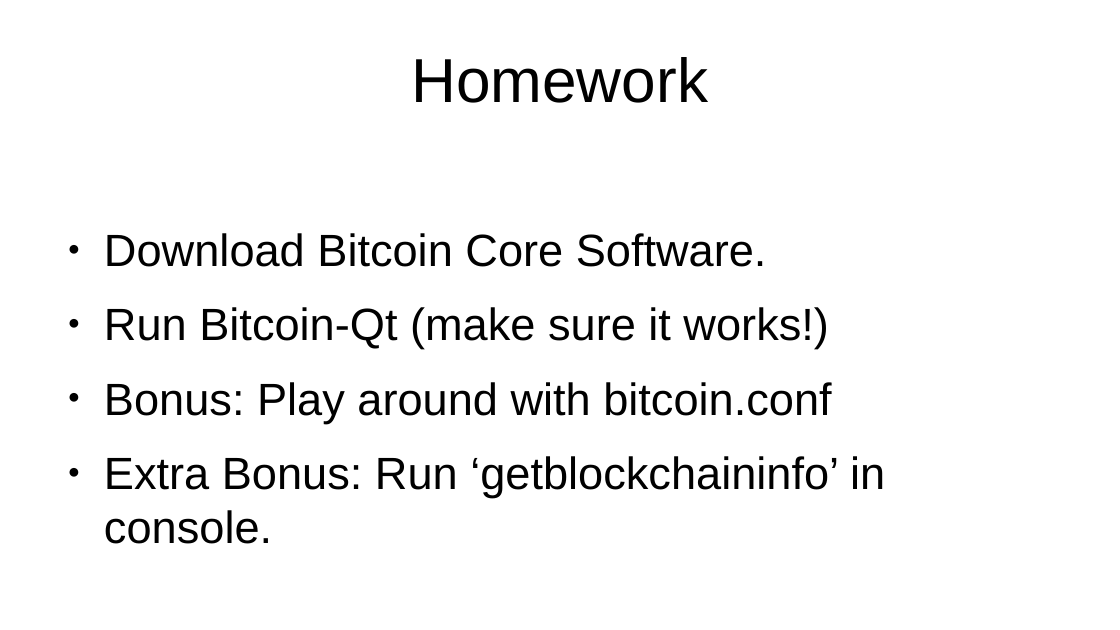
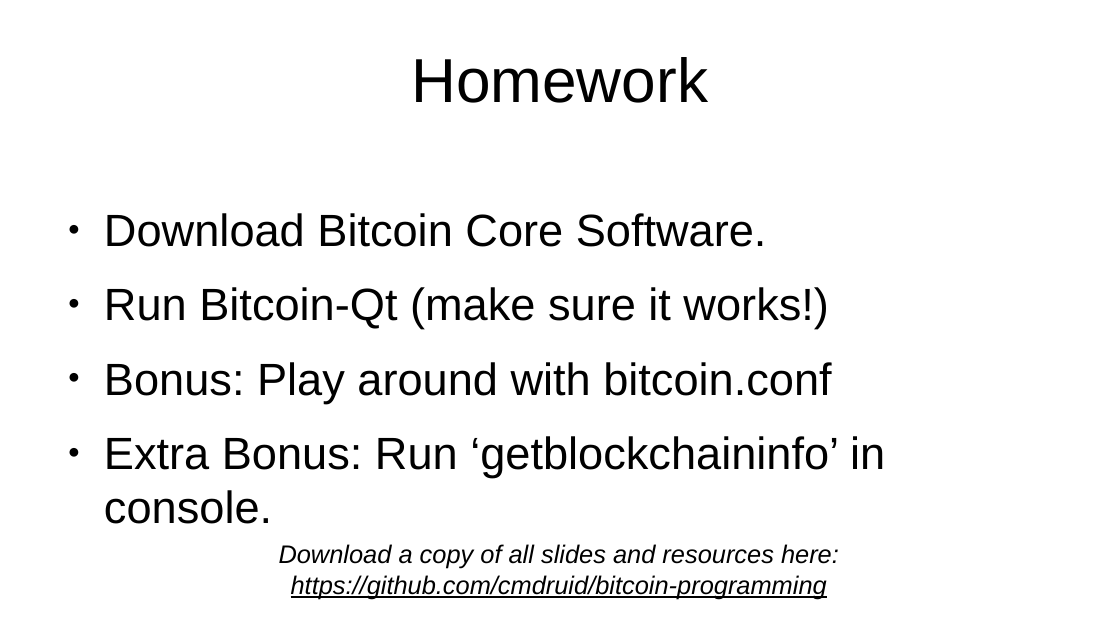
Before and after one commit to cmdruid/bitcoin-programming, a slide deck: slide 29 of slides/bitcoin-whitepaper-review.odp (slide 30 before the commit). Drawn at 1120x630 pixels with LibreOffice and Linux fonts; fonts in the diff are those of the drawing. Boxes give left, top, right and bottom in pixels: in the first picture for what was removed or moved away, otherwise in the second. Text is boxed around its words. In the diff, an @@ line names an element or a change of style, - is before the commit and + after.

```diff
--- a/slides/bitcoin-whitepaper-review.odp
+++ b/slides/bitcoin-whitepaper-review.odp
@@ text "Download Bitcoin Core Software.": place and size @@
-text "Download Bitcoin Core Software." at (104,233,885,497)
+text "Download Bitcoin Core Software." at (104,213,885,477)
@@ text added at (279,544,839,599), 18 pt, text #000000, italic, underline @@
+Download a copy of all slides and resources here:
+https://github.com/cmdruid/bitcoin-programming
```
Also in this commit, not shown: 6 other slides changed, 2 slides added, 3 slides removed, 1 other file.
